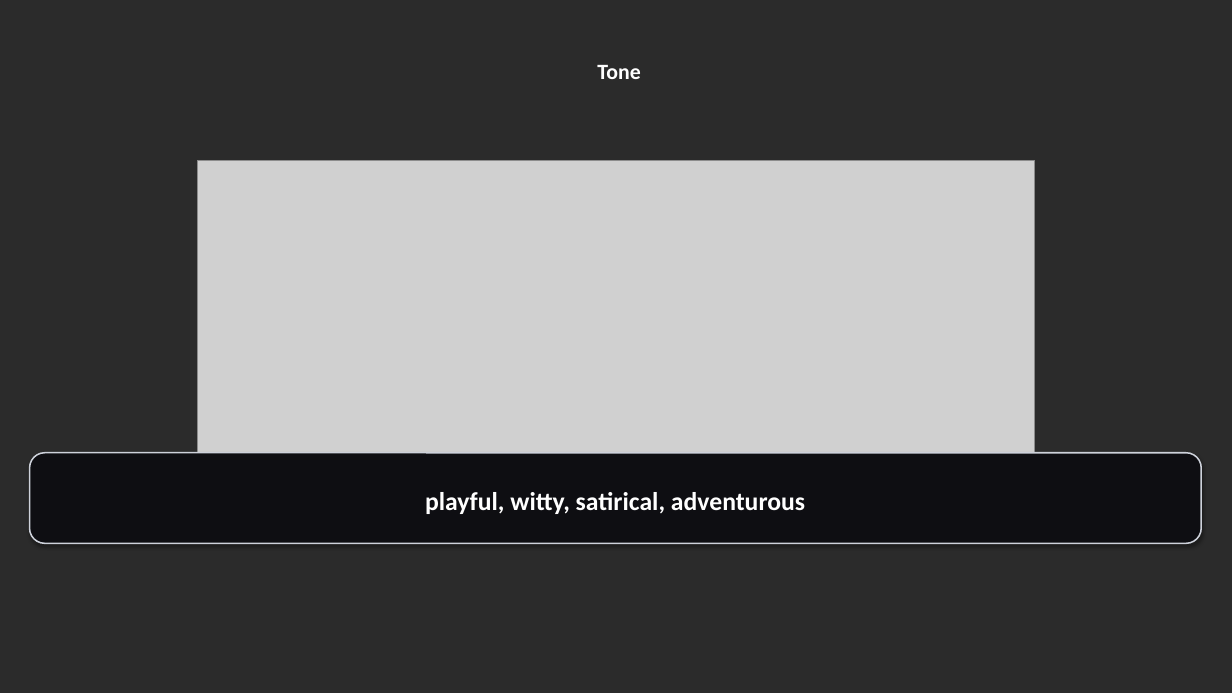
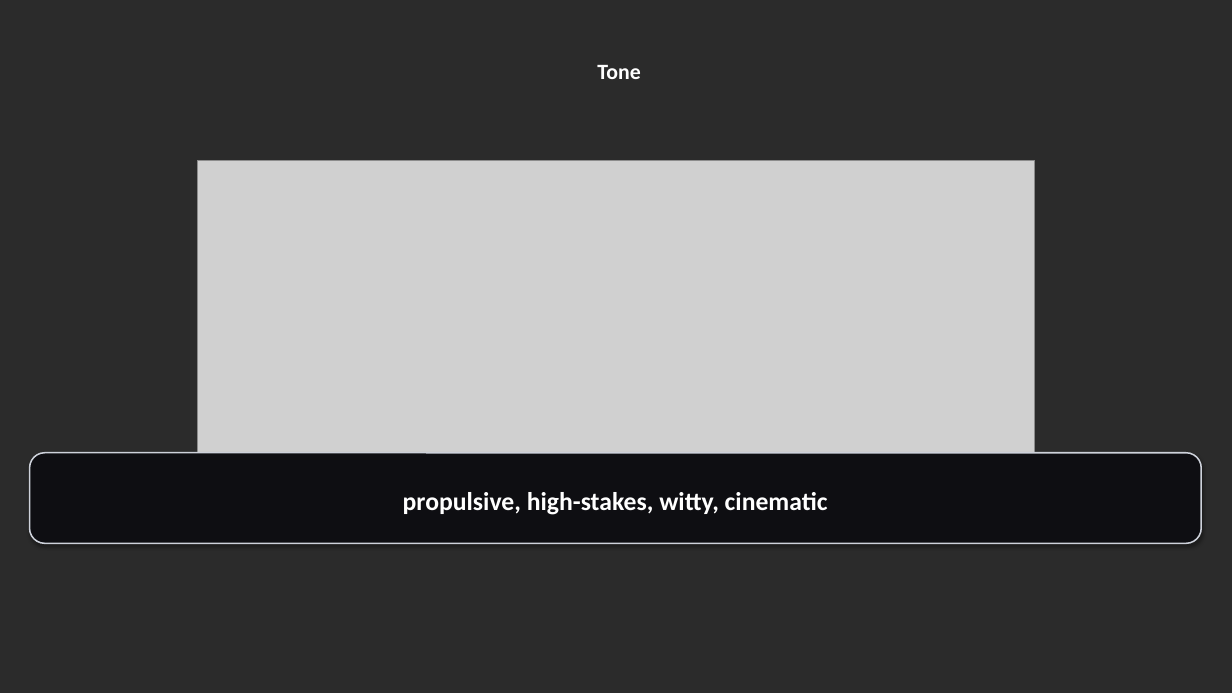
Before and after one commit to madbradsmith/EVOLUM, a slide deck: slide 9 of output/pitch_deck_v1.pptx. Drawn at 1232x693 pixels with LibreOffice and Linux fonts; fonts in the diff are those of the drawing; grey boxes stand for pictures; background and template pictures are left out; a plain dark background stands for a picture behind light text. Boxes give left, top, right and bottom in pixels: in the first picture for what was removed or moved away, otherwise in the second. Text is boxed around its words. In the diff, an @@ line names an element or a change of style, - is before the commit and + after.

```diff
--- a/output/pitch_deck_v1.pptx
+++ b/output/pitch_deck_v1.pptx
@@ text in rounded rectangle at <box>403,492,828,515</box>: text changed @@
-playful, witty, satirical, adventurous
+propulsive, high-stakes, witty, cinematic
```
Also in this commit, not shown: 8 other slides changed, 3 slides added, 3 slides removed, 26 other files.
